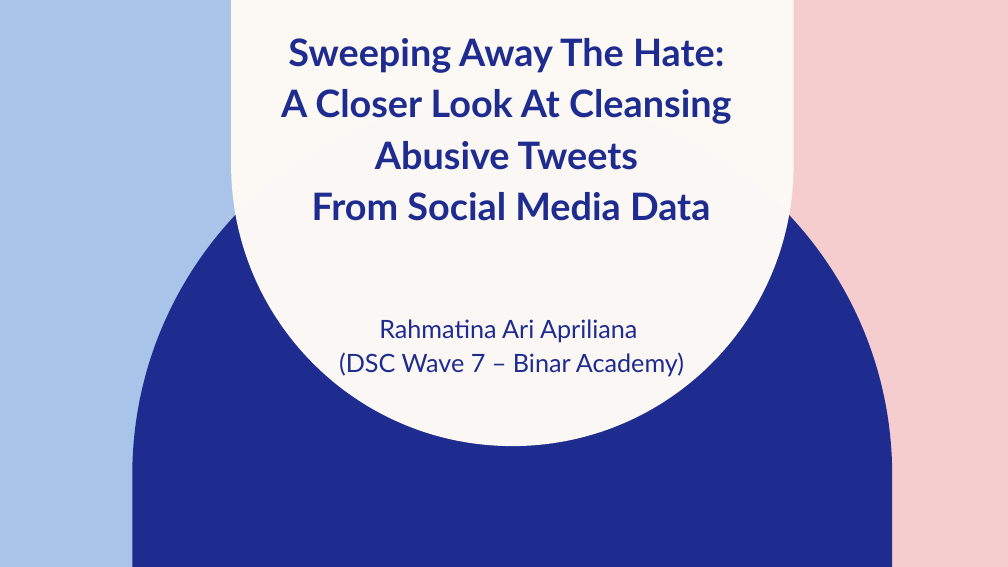
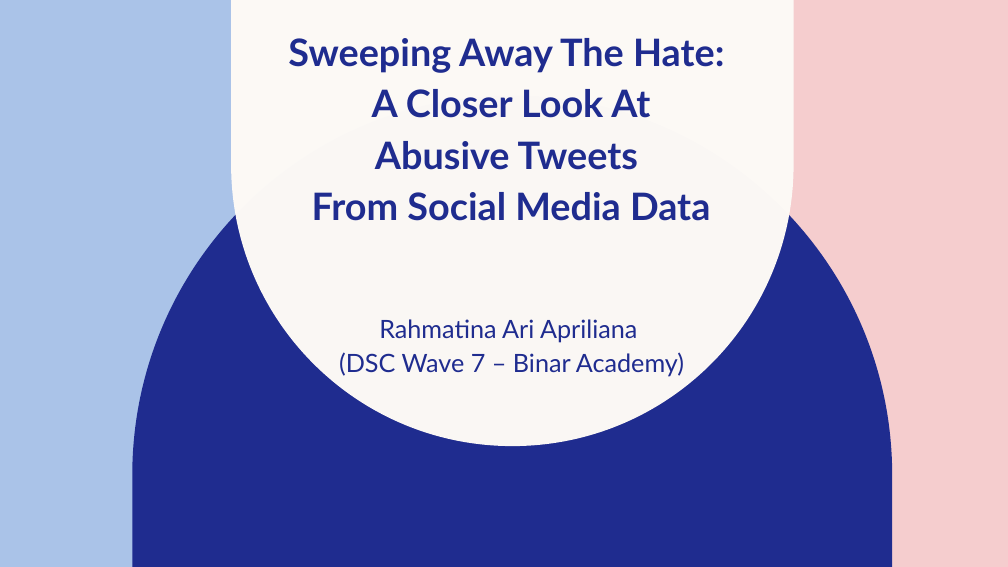
Before and after one commit to emaapriliana/gold-challenge, a slide deck: slide 1 of challenge binar.pptx. Drawn at 1008x567 pixels with LibreOffice and Linux fonts; fonts in the diff are those of the drawing. Boxes give left, top, right and bottom in pixels: in the first picture for what was removed or moved away, otherwise in the second. Text is boxed around its words. In the diff, an @@ line names an element or a change of style, - is before the commit and + after.

```diff
--- a/challenge binar.pptx
+++ b/challenge binar.pptx
@@ title at [288, 38, 724, 221]: text changed @@
-Sweeping Away The Hate:
-A Closer Look At Cleansing
-Abusive Tweets
-From Social Media Data
+Sweeping Away The Hate:
+A Closer Look At
+Abusive Tweets
+From Social Media Data
```
Also in this commit, not shown: 7 other slides changed, 22 slides added, 2 slides removed, 1 other file.
